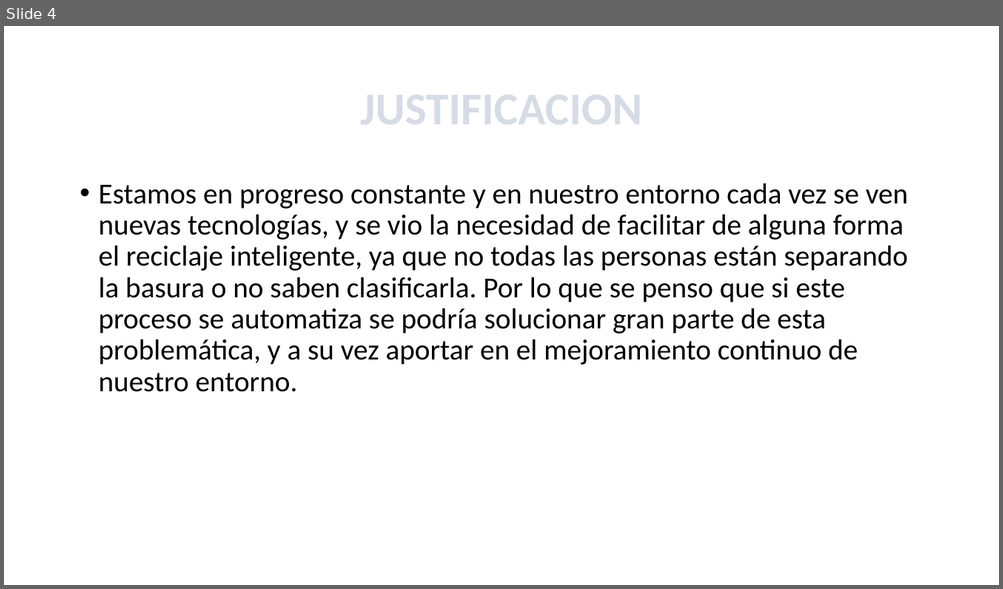
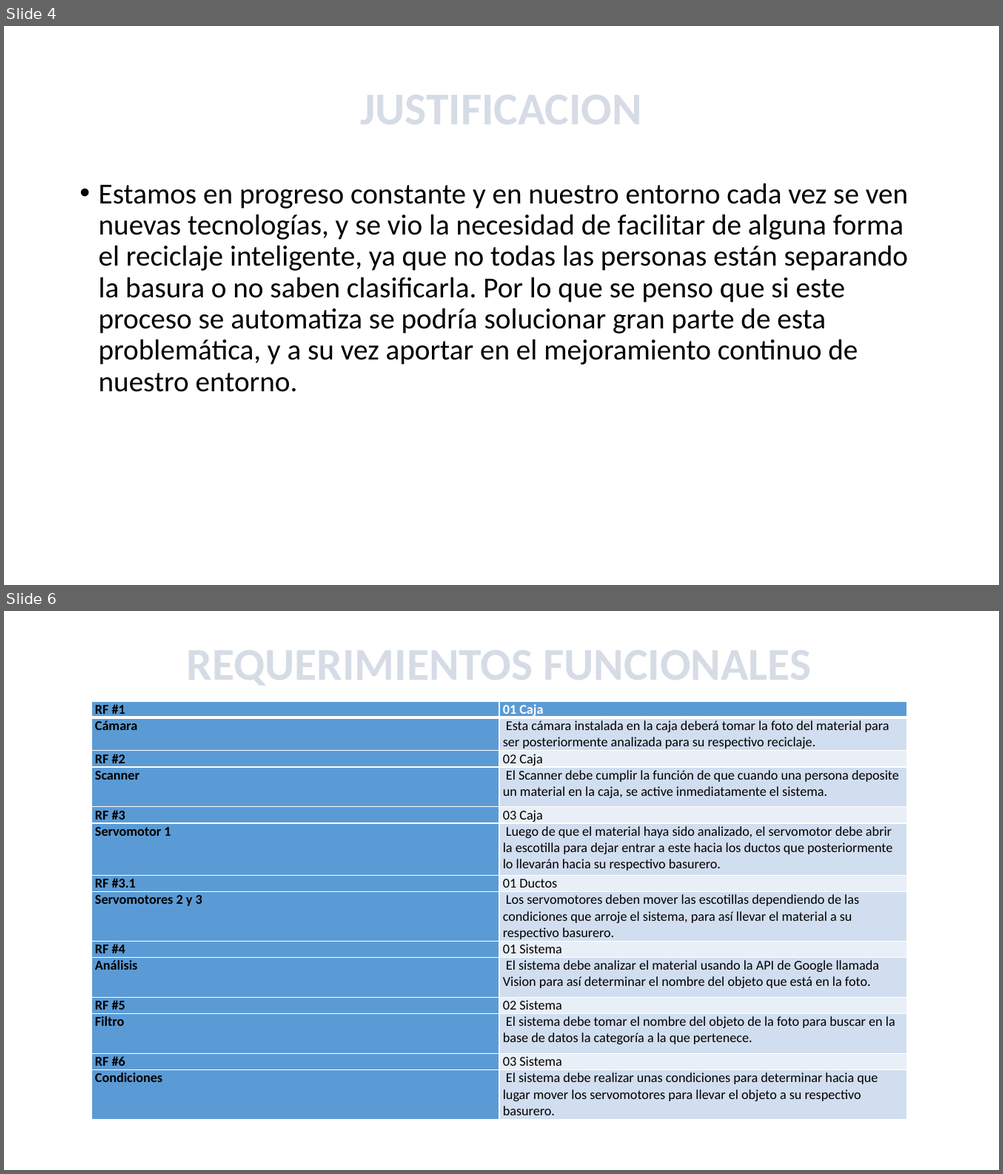
Before and after one commit to Kathar6/A.R.I, a slide deck: RECICLAJE INTELIGENTE.pptx. Shown one above the other, each under a label of ours: slide 4 before the commit, slides 4 and 6 after it; the slides between them are not shown. The pictures are 1003x589 and 1003x1174 pixels, drawn with LibreOffice and Linux fonts; fonts in the diff are those of the drawing; background and template pictures are left out. Boxes give left, top, right and bottom in pixels: in the first picture for what was removed or moved away, otherwise in the second. Text is boxed around its words. In the diff, an @@ line names an element or a change of style, - is before the commit and + after.

```diff
--- a/RECICLAJE INTELIGENTE.pptx
+++ b/RECICLAJE INTELIGENTE.pptx
@@ slide 6 added at <box>4,611,999,1170</box>, background picture (left out) @@
@@ title added at <box>187,650,811,685</box>, 44 pt, text pattern #44546A on #D6DCE5, bold @@
+REQUERIMIENTOS FUNCIONALES
@@ table added at <box>91,701,908,1119</box>, 14 rows, 2 columns @@
+RF #1 | 01 Caja
+Cámara | Esta cámara instalada en la caja deberá tomar la foto del material para ser posteriormente analizada para su respectivo reciclaje.
+RF #2 | 02 Caja
+Scanner | El Scanner debe cumplir la función de que cuando una persona deposite un material en la caja, se active inmediatamente el sistema.
+RF #3 | 03 Caja
+Servomotor 1 | Luego de que el material haya sido analizado, el servomotor debe abrir la escotilla para dejar entrar a este hacia los ductos que posteriormente lo llevarán hacia su respectivo basurero.
+RF #3.1 | 01 Ductos
+Servomotores 2 y 3 | Los servomotores deben mover las escotillas dependiendo de las condiciones que arroje el sistema, para así llevar el material a su respectivo basurero.
+RF #4 | 01 Sistema
+Análisis | El sistema debe analizar el material usando la API de Google llamada Vision para así determinar el nombre del objeto que está en la foto.
+RF #5 | 02 Sistema
+Filtro | El sistema debe tomar el nombre del objeto de la foto para buscar en la base de datos la categoría a la que pertenece.
+RF #6 | 03 Sistema
+Condiciones | El sistema debe realizar unas condiciones para determinar hacia que lugar mover los servomotores para llevar el objeto a su respectivo basurero.
```
Also in this commit, not shown: 2 other slides added, 1 slide removed, 3 other files.
